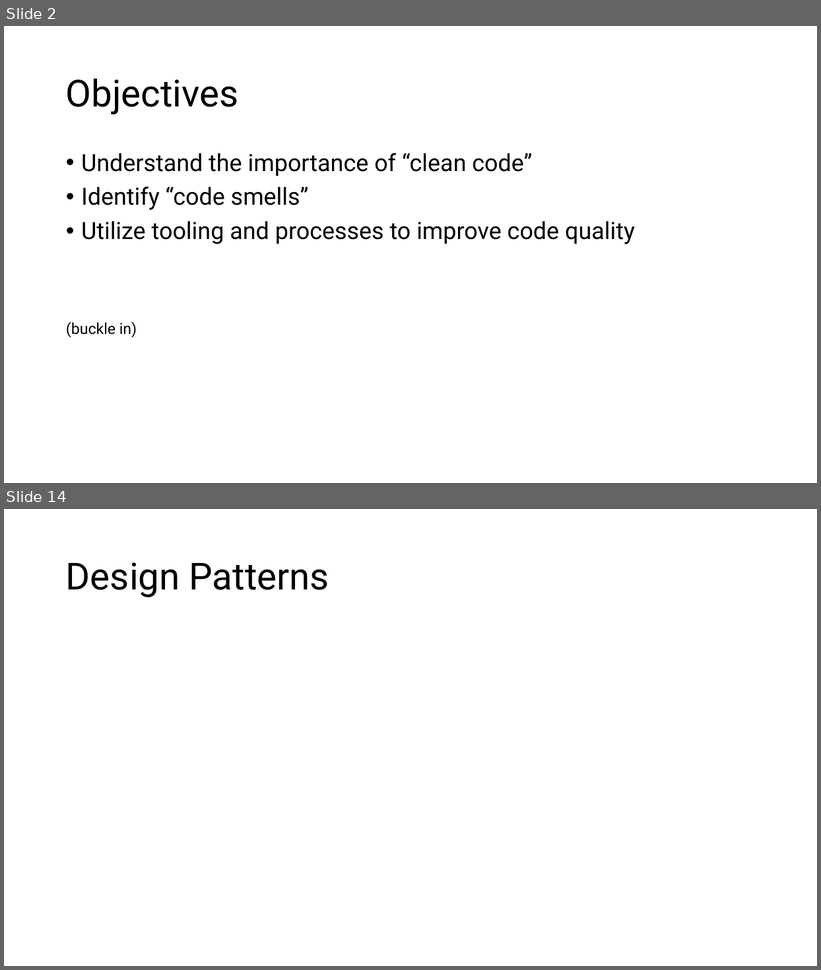
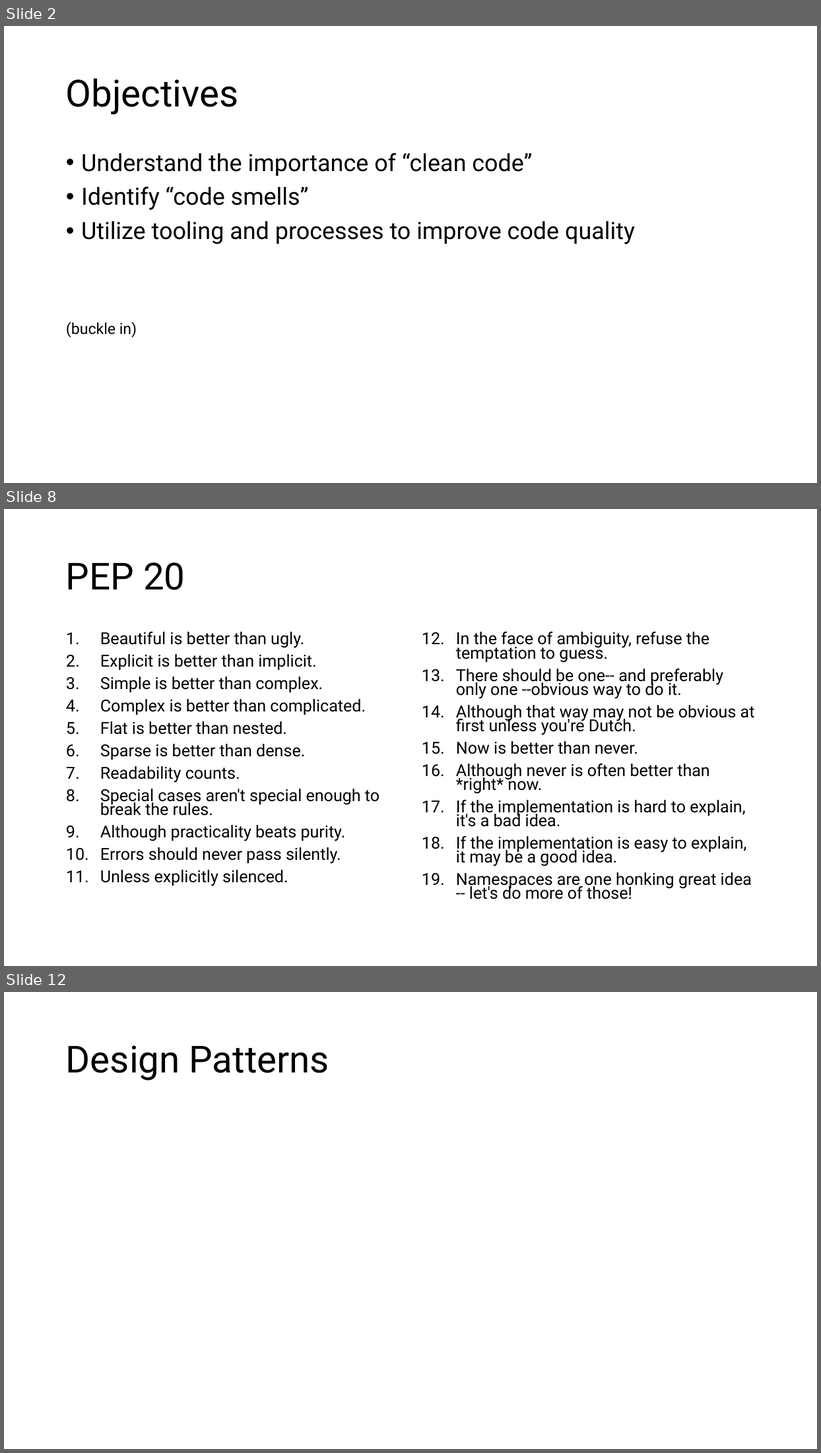
Before and after one commit to CyberDave80/AI2C-Prereqs, a slide deck: lesson09/Clean Code/Writing Clean Code.pptx. Shown one above the other, each under a label of ours: slides 2 and 14 before the commit, slides 2, 8 and 12 after it; the slides between them are not shown. The pictures are 821x970 and 821x1453 pixels, drawn with LibreOffice and Linux fonts; fonts in the diff are those of the drawing. Boxes give left, top, right and bottom in pixels: in the first picture for what was removed or moved away, otherwise in the second. Text is boxed around its words. In the diff, an @@ line names an element or a change of style, - is before the commit and + after.

```diff
--- a/lesson09/Clean Code/Writing Clean Code.pptx
+++ b/lesson09/Clean Code/Writing Clean Code.pptx
@@ slide 8 added at (4, 509, 817, 966), background #FFFFFF @@
@@ title added at (66, 562, 185, 590), 44 pt, text #000000 @@
+PEP 20
@@ text added at (100, 632, 380, 887), 19.6 pt, text #000000 @@
+1. Beautiful is better than ugly.
+2. Explicit is better than implicit.
+3. Simple is better than complex.
+4. Complex is better than complicated.
+5. Flat is better than nested.
+6. Sparse is better than dense.
+7. Readability counts.
+8. Special cases aren't special enough to break the rules.
+9. Although practicality beats purity.
+10. Errors should never pass silently.
+11. Unless explicitly silenced.
@@ text added at (456, 632, 755, 900), 19.6 pt, text #000000 @@
+12. In the face of ambiguity, refuse the temptation to guess.
+13. There should be one-- and preferably only one --obvious way to do it.
+14. Although that way may not be obvious at first unless you're Dutch.
+15. Now is better than never.
+16. Although never is often better than *right* now.
+17. If the implementation is hard to explain, it's a bad idea.
+18. If the implementation is easy to explain, it may be a good idea.
+19. Namespaces are one honking great idea -- let's do more of those!
@@ what was slide 14 is now slide 12 @@
```
Also in this commit, not shown: 7 slides changed, 3 other slides added, 3 slides removed, 1 other file.
